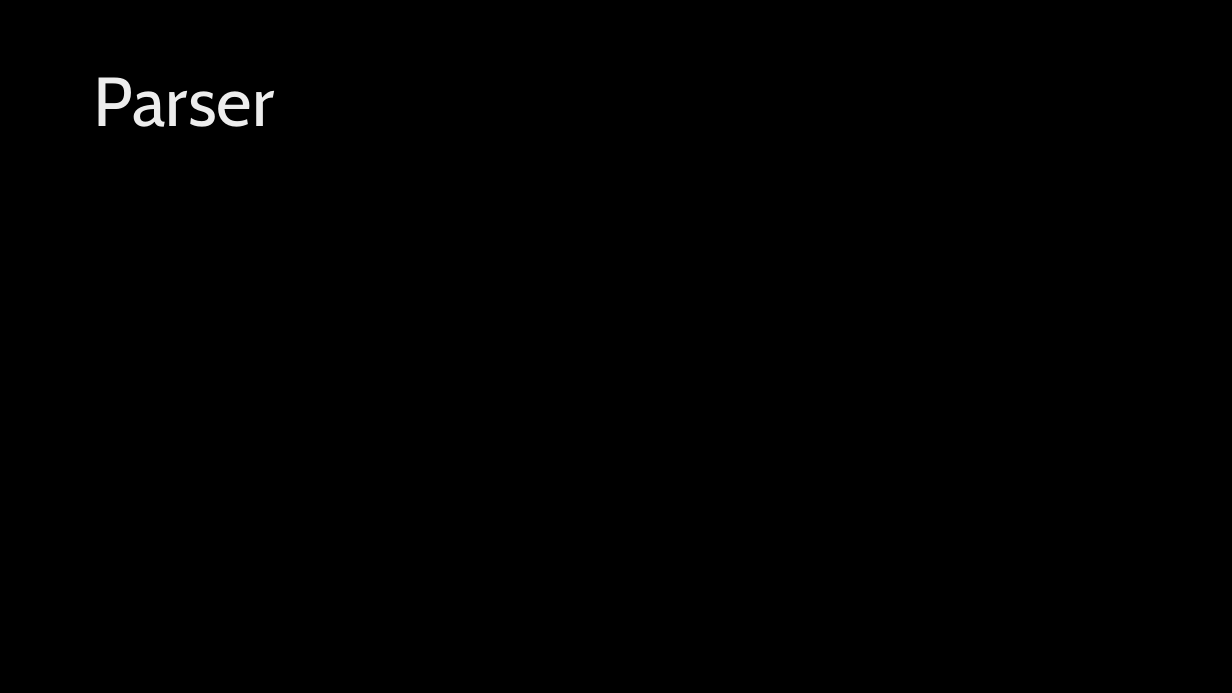
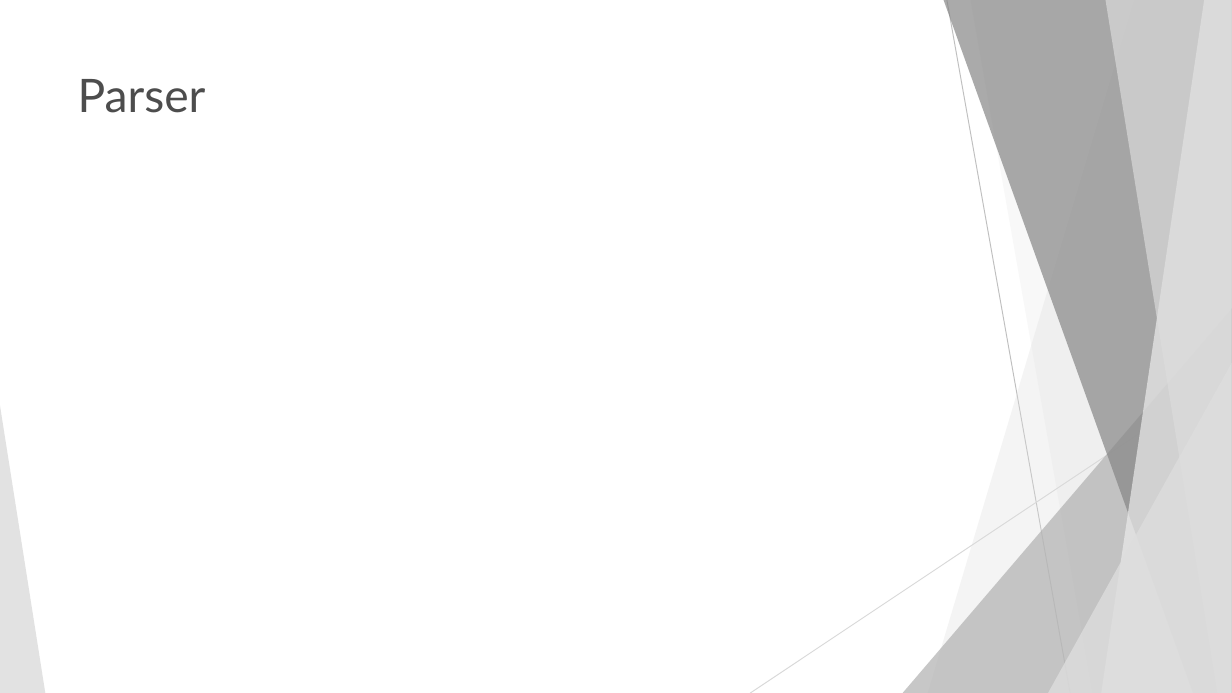
Before and after one commit to DennisGoss99/PuC_C--, a slide deck: slide 4 of Präsentation/Präsentation - Mini C.pptx. Drawn at 1232x693 pixels with LibreOffice and Linux fonts; fonts in the diff are those of the drawing; background and template pictures are left out. Boxes give left, top, right and bottom in pixels: in the first picture for what was removed or moved away, otherwise in the second. Text is boxed around its words. In the diff, an @@ line names an element or a change of style, - is before the commit and + after.

```diff
--- a/Präsentation/Präsentation - Mini C.pptx
+++ b/Präsentation/Präsentation - Mini C.pptx
@@ background picture (left out) to #FFFFFF @@
@@ title "Parser" moved from (x1=94, y1=77, x2=275, y2=127) to (x1=78, y1=79, x2=206, y2=113) @@
@@ title "Parser" at (x1=78, y1=79, x2=206, y2=113): size 54 to 36 pt, font Cabin to Lato, text colour gradient #BFBFBF to #EDEDED to #FFFFFF to #4D4D4D; line spacing 0.9 to 1; vertical alignment middle to top @@
@@ group added at (x1=0, y1=0, x2=1232, y2=693): 5 freeform shapes, 3 triangles, 2 lines @@
```
Also in this commit, not shown: 4 other slides changed, 11 slides added, 2 slides removed.
